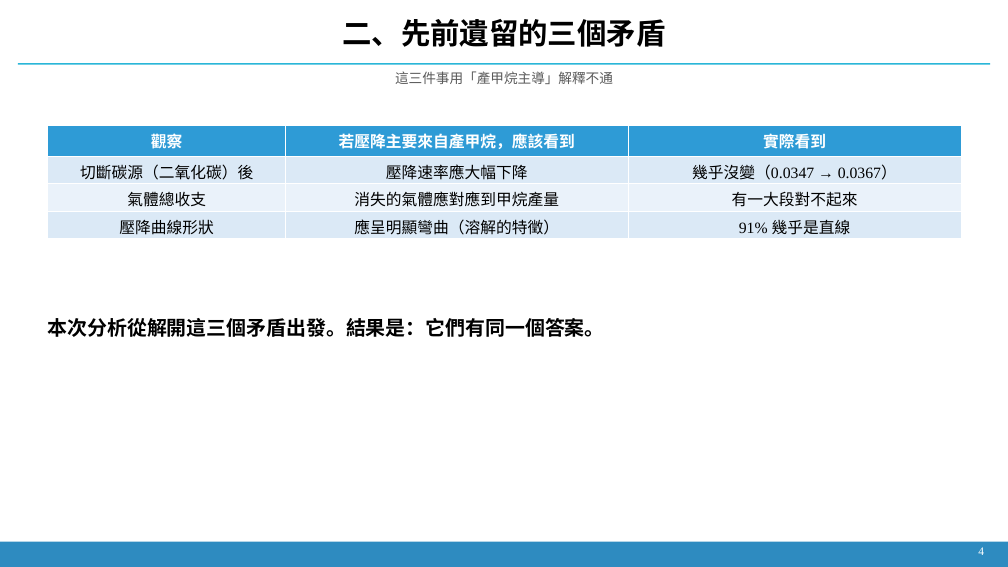
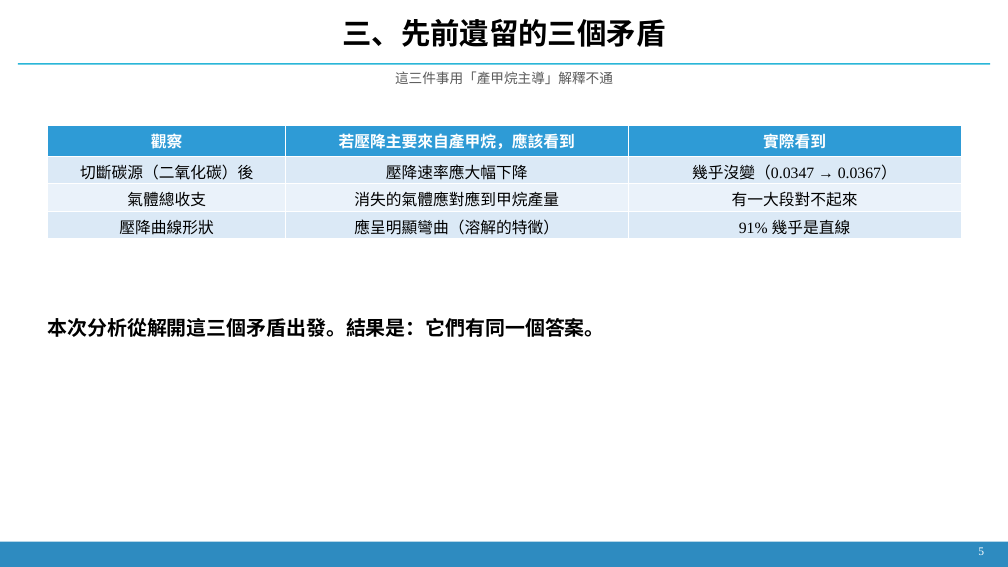
Before and after one commit to Yutou0601/Bioreactor-Edge-AI, a slide deck: slide 4 of docs/decks/簡報_2026-09-21_氫氣流失與壓降歸因.pptx (slide 3 before the commit). Drawn at 1008x567 pixels with LibreOffice and Linux fonts; fonts in the diff are those of the drawing. Boxes give left, top, right and bottom in pixels: in the first picture for what was removed or moved away, otherwise in the second. Text is boxed around its words. In the diff, an @@ line names an element or a change of style, - is before the commit and + after.

```diff
--- a/docs/decks/簡報_2026-09-21_氫氣流失與壓降歸因.pptx
+++ b/docs/decks/簡報_2026-09-21_氫氣流失與壓降歸因.pptx
@@ text at [343, 19, 666, 47]: text changed @@
-二、先前遺留的三個矛盾
+三、先前遺留的三個矛盾
@@ text at [978, 547, 984, 555]: text changed @@
-4
+5
```
Also in this commit, not shown: 12 other slides changed, 3 slides added, 22 other files.
